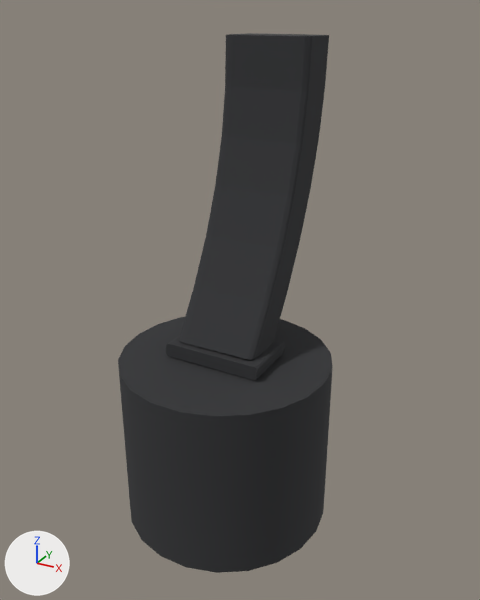
Renders of the glTF model assets/models/attachment_assault_drum.glb from each side of a commit.
The view is the same before and after, from a camera (50 mm lens) standing at (0.2, -0.368, -0.033) and looking at (-0.003, 0.001, -0.218). Every picture has the same lights, and +X, +Y and +Z are marked at lower left. The picture after the commit comes second. Vertices at exactly the same position are counted once.

The older version as bpy lines, for what is in view:
```python
me_geometry_173_ds_wpolymer = bpy.data.meshes.new('geometry_173_ds_wpolymer')
me_geometry_173_ds_wpolymer.from_pydata(...)  # 284 vertices, 536 faces; spans x -0.072..0.072, y -0.096..0.062, z -0.389..-0.049
me_geometry_173_ds_wpolymer.materials.append(mat_ds_wpolymer)  # dark grey #323335
ob_attachment_assault_drum__assault_drum__assault_drum__magazine = bpy.data.objects.new('attachment_assault_drum__assault_drum__assault_drum__magazine', me_geometry_173_ds_wpolymer)
ob_attachment_assault_drum__assault_drum__assault_drum__magazine.location = (0.0, 0.0, 0.0)
```
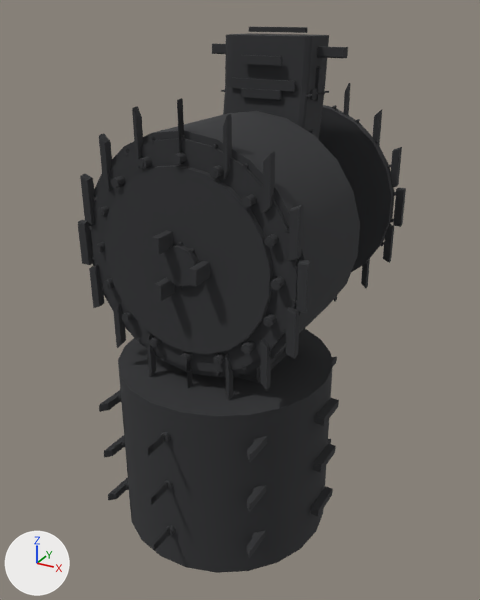
Pixel boxes (x1, y1, x2, y2) of what changed, in the pictures (480 x 600 px):
```json
{"object": "attachment_assault_drum__assault_drum__assault_drum__magazine", "change": "reshaped", "before": [118, 33, 332, 573], "after": [78, 27, 406, 573], "on screen": "53% wider"}
{"part": 1, "of": "me_geometry_173_ds_wpolymer", "change": "added", "after": [314, 67, 323, 101]}
{"part": 2, "of": "me_geometry_173_ds_wpolymer", "change": "added", "after": [78, 27, 406, 558]}
```

The change, as JSON lines over the scene's bpy script:
```json
{"block": "me_geometry_173_ds_wpolymer", "where": "# used by ob_attachment_assault_drum__assault_drum__assault_drum__magazine; location = (0.0, 0.0, 0.0)"}
{"op": "remove", "block": "me_geometry_173_ds_wpolymer", "code": "me_geometry_173_ds_wpolymer.from_pydata(...)  # 284 vertices, 536 faces; spans x -0.072..0.072, y -0.096..0.062, z -0.389..-0.049"}
{"op": "add", "block": "me_geometry_173_ds_wpolymer", "code": "me_geometry_173_ds_wpolymer.from_pydata(...)  # 5432 vertices, 9524 faces; spans x -0.078..0.078, y -0.116..0.109, z -0.413..-0.044"}
{"block": "me_geometry_173_ds_wpolymer", "change": "me_geometry_173_ds_wpolymer part 1: a new loose piece, a box spanning x 0.028..0.0316, y 0.0404..0.0464, z -0.0875..-0.0675, in mat_ds_wpolymer (dark grey #323335)"}
{"block": "me_geometry_173_ds_wpolymer", "change": "me_geometry_173_ds_wpolymer part 2: 5068 vertices added at x -0.078..0.078, y -0.116..0.109, z -0.413..-0.044"}
{"block": "me_geometry_173_ds_wpolymer", "change": "other edits to the shape of me_geometry_173_ds_wpolymer do not show in these pictures"}
```
